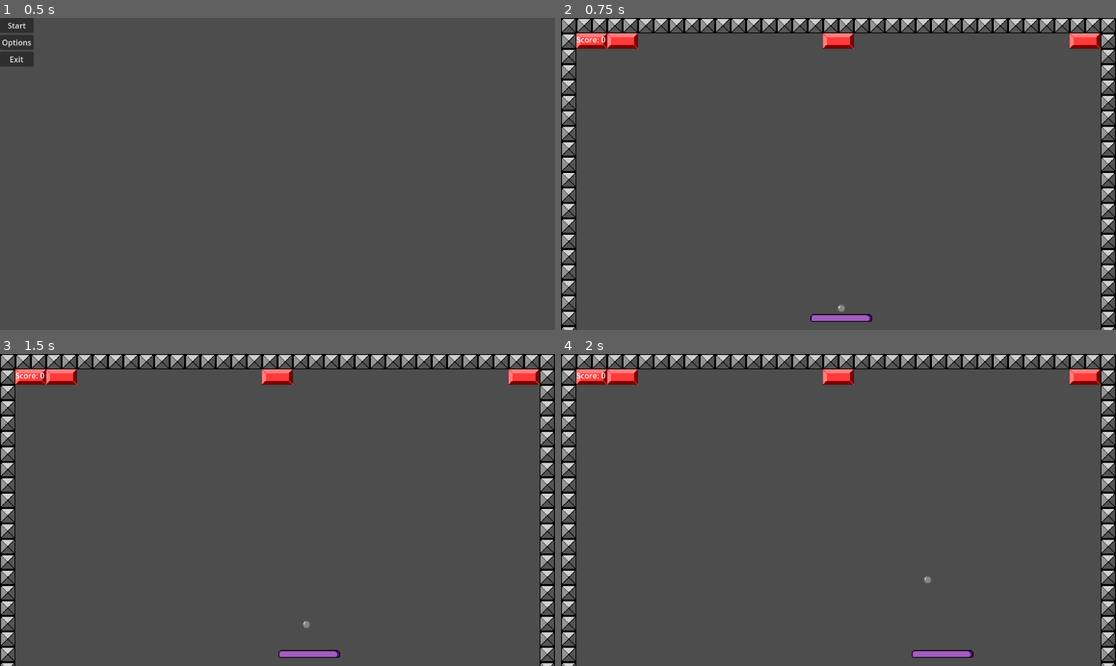
Above: before the commit, frames 1-4 (two rows, left to right).
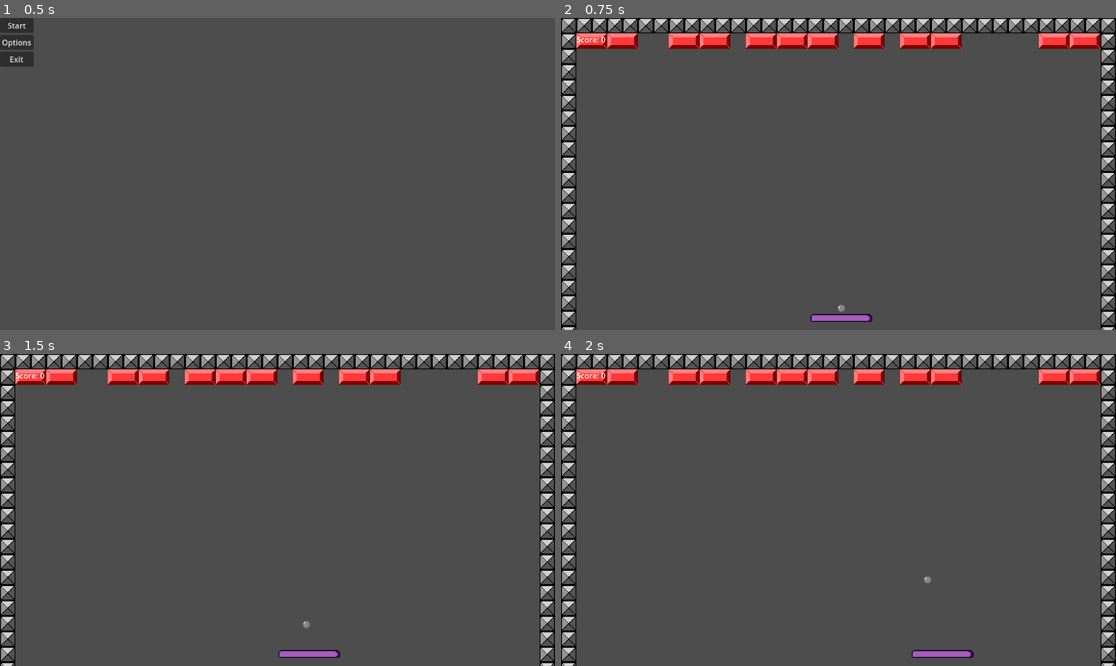
Above: after the commit, the same moments.

Repository: Morswin/Brick-Smasher
Game: Godot game, scene res://main menu/main_menu.tscn
Two runs of this game, one before a commit and one after it. Both use one fixed random seed, a clock stepped at 60 frames per second and the inputs below.
Inputs:
- Up to frame 1 (0.5 s): no input
- Up to frame 2 (0.75 s): click "Start" at 0.5 s
- Up to frame 3 (1.5 s): tap Enter (ui_accept) at 1.25 s; hold Right (ui_right) from 1.28 s (still down)
- Up to frame 4 (2 s): keep holding Right (ui_right); tap Enter (ui_accept) at 1.52 s

Frame 1 is identical in both runs. In frame 2, 2.5% of the frame differs, in the area x 19-92%, y 4-11%; in frame 3, 2.5%; in frame 4, 2.5%.

Commit message:
Row manager refactor

Diff:
--- /dev/null
+++ b/brick/brick spawn timer.gd
@@ -0,0 +1,11 @@
+extends Timer
+
+
+# Called when the node enters the scene tree for the first time.
+func _ready():
+	pass # Replace with function body.
+
+
+# Called every frame. 'delta' is the elapsed time since the previous frame.
+func _process(delta):
+	pass
--- a/brick/bricks.gd
+++ b/brick/bricks.gd
@@ -4,19 +4,31 @@
 
 const brick_row_scene = preload("res://brick/brick_row.tscn")
 
+var rng = RandomNumberGenerator.new()
+var rows = {}
 
-# Called when the node enters the scene tree for the first time.
+
 func _ready():
 	print("test")
-	var _new_birck_row = brick_row_scene.instantiate()
-	_new_birck_row.position.y = 48
-	_new_birck_row.add_brick(0)
-	_new_birck_row.add_brick(2)
-	_new_birck_row.add_brick(16)
-	_new_birck_row.add_brick(32)
-	add_child(_new_birck_row)
+	#var _new_birck_row = brick_row_scene.instantiate()
+	#_new_birck_row.position.y = 48
+	#_new_birck_row.add_brick(0)
+	#_new_birck_row.add_brick(2)
+	#_new_birck_row.add_brick(16)
+	#_new_birck_row.add_brick(32)
+	#add_child(_new_birck_row)
+	add_row()
 
 
-# Called every frame. 'delta' is the elapsed time since the previous frame.
-func _process(_delta):
-	pass
+func add_row():
+	rng.randomize()
+	var _new_brick_row = brick_row_scene.instantiate()
+	_new_brick_row.position.y = 48  # It will be hidden at the start under the upper edge
+	var _space_needed: bool = false  # if true, loop should skip over creating such a brick
+	for _brick_x_pos in range(0, 33):
+		if _space_needed:
+			_space_needed = false
+		elif rng.randi() % 2 == 0:
+			_new_brick_row.add_brick(_brick_x_pos)
+			_space_needed = true
+	add_child(_new_brick_row)
--- a/game_loop.tscn
+++ b/game_loop.tscn
@@ -1,8 +1,9 @@
-[gd_scene load_steps=6 format=3 uid="uid://dbb48vxjrl16r"]
+[gd_scene load_steps=7 format=3 uid="uid://dbb48vxjrl16r"]
 
 [ext_resource type="PackedScene" uid="uid://cpkvgqw024kep" path="res://deflector/deflector.tscn" id="1_t2grt"]
 [ext_resource type="Script" path="res://ball/ball_manager.gd" id="2_80387"]
 [ext_resource type="PackedScene" uid="uid://bh8spe44886s6" path="res://edge/edge.tscn" id="3_q17ps"]
+[ext_resource type="Script" path="res://brick/brick spawn timer.gd" id="4_0qr0r"]
 [ext_resource type="Script" path="res://brick/bricks.gd" id="4_7ceql"]
 
 [sub_resource type="RectangleShape2D" id="RectangleShape2D_5v41o"]
@@ -26,6 +27,9 @@
 
 [node name="bricks" type="Node2D" parent="."]
 script = ExtResource("4_7ceql")
+
+[node name="brick spawn timer" type="Timer" parent="bricks"]
+script = ExtResource("4_0qr0r")
 
 [node name="edges" type="Node2D" parent="."]
 
